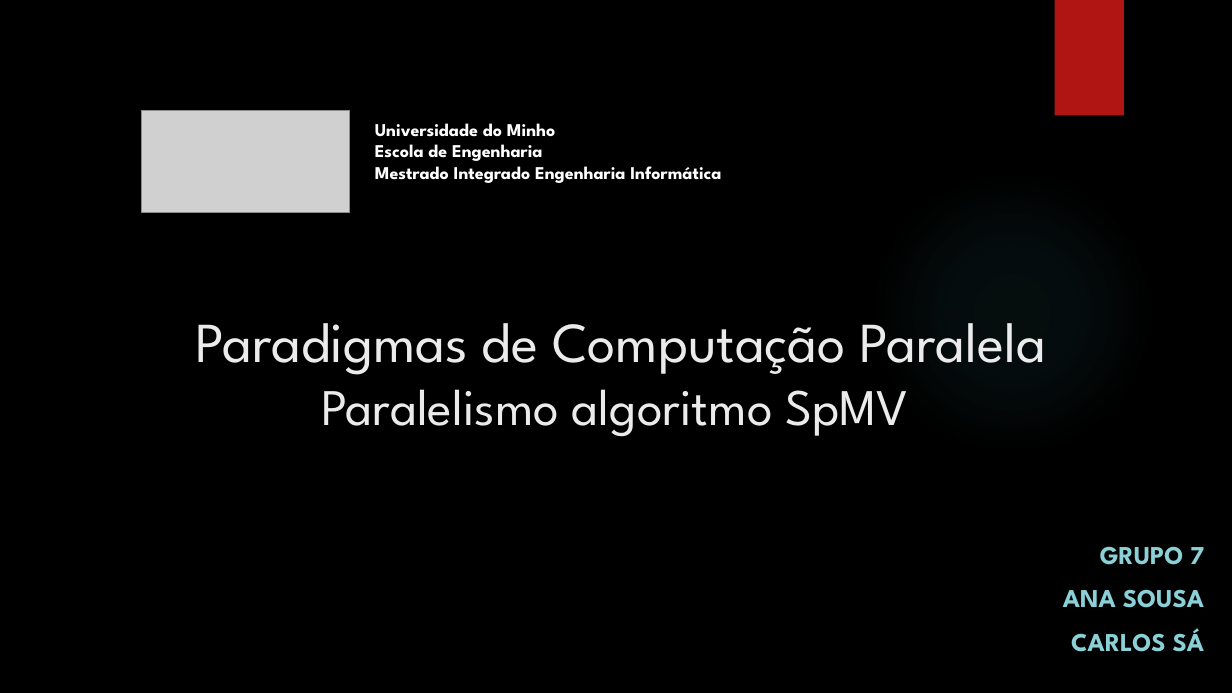
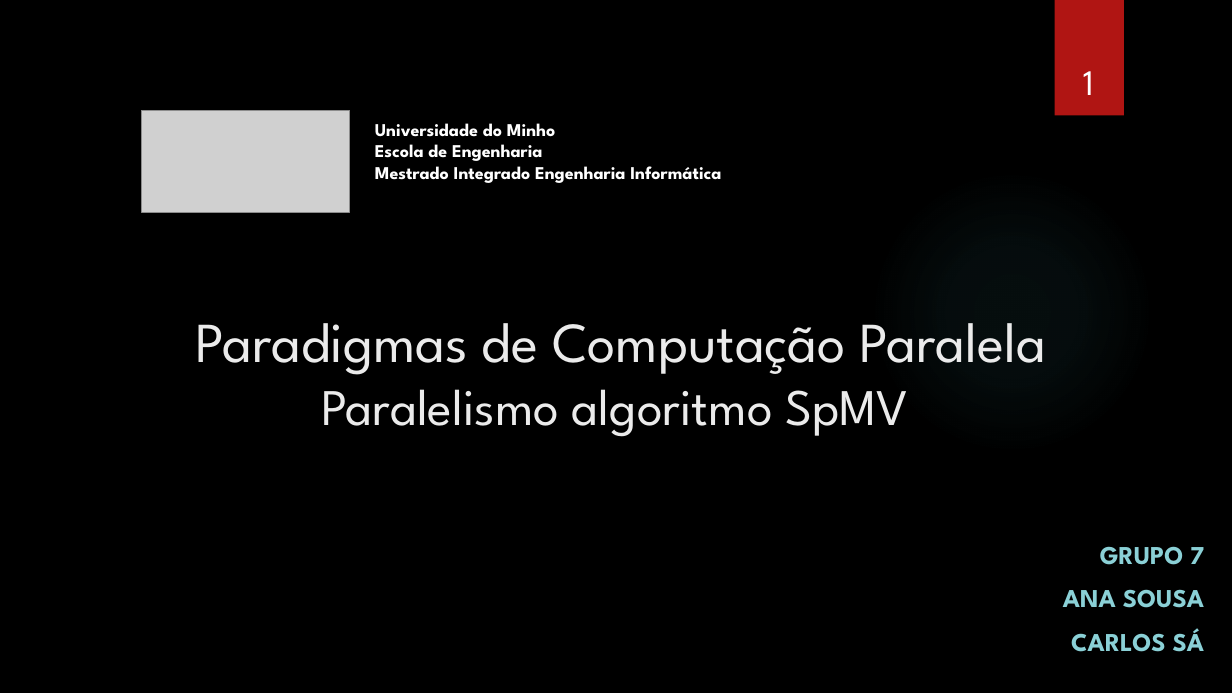
Before and after one commit to CarlosDiogo01/Parallel-Computing-Paradigms, a slide deck: slide 1 of PCP_-_#3_MPI_OpenMP_HybridSolution_Sparse_Matrix/ApresentacaoTrabalhos.pptx. Drawn at 1232x693 pixels with LibreOffice and Linux fonts; fonts in the diff are those of the drawing; grey boxes stand for pictures; background and template pictures are left out. Boxes give left, top, right and bottom in pixels: in the first picture for what was removed or moved away, otherwise in the second. Text is boxed around its words. In the diff, an @@ line names an element or a change of style, - is before the commit and + after.

```diff
--- a/PCP_-_#3_MPI_OpenMP_HybridSolution_Sparse_Matrix/ApresentacaoTrabalhos.pptx
+++ b/PCP_-_#3_MPI_OpenMP_HybridSolution_Sparse_Matrix/ApresentacaoTrabalhos.pptx
@@ page number added at (x1=1083, y1=71, x2=1094, y2=95), 28 pt, text #FFFFFF @@
+1
```
Also in this commit, not shown: 4 other slides changed, 16 slides added, 5 slides removed, 7 other files.
